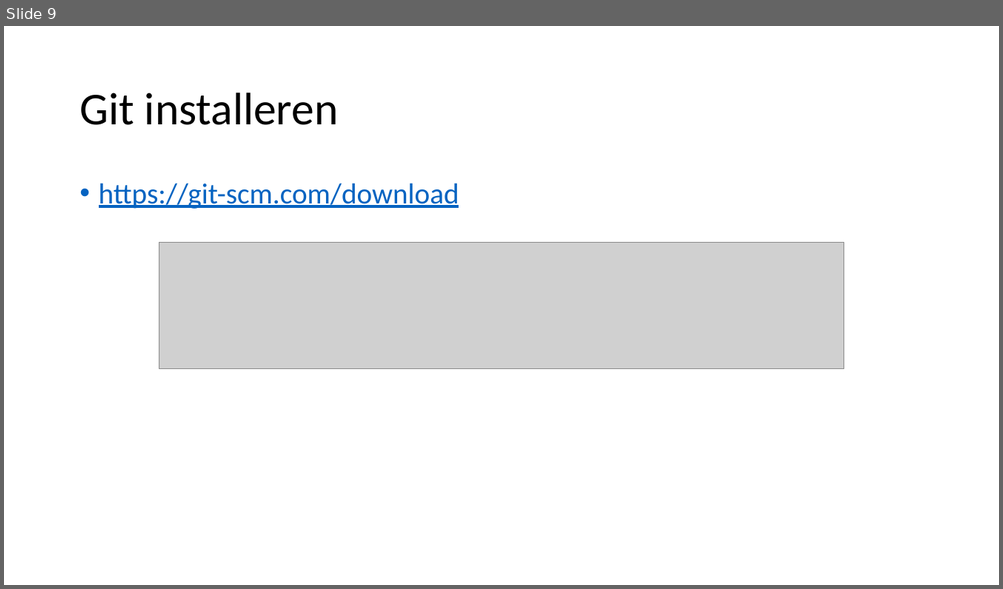
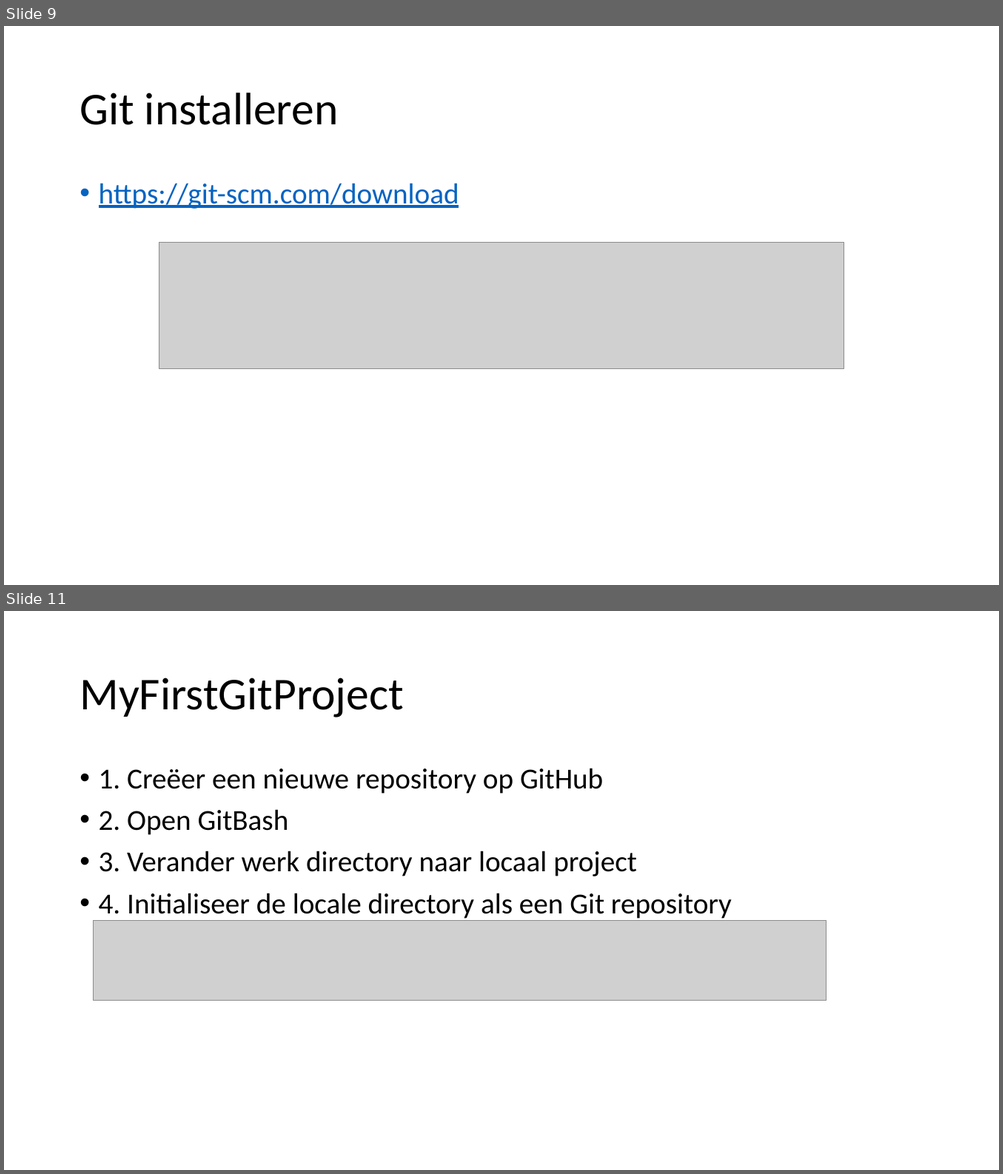
Before and after one commit to tomovermeers/MyFirstGitProject, a slide deck: GIT.pptx. Shown one above the other, each under a label of ours: slide 9 before the commit, slides 9 and 11 after it; the slides between them are not shown. The pictures are 1003x589 and 1003x1174 pixels, drawn with LibreOffice and Linux fonts; fonts in the diff are those of the drawing; grey boxes stand for pictures. Boxes give left, top, right and bottom in pixels: in the first picture for what was removed or moved away, otherwise in the second. Text is boxed around its words. In the diff, an @@ line names an element or a change of style, - is before the commit and + after.

```diff
--- a/GIT.pptx
+++ b/GIT.pptx
@@ slide 11 added at (x1=4, y1=611, x2=999, y2=1170), background #FFFFFF @@
@@ title added at (x1=79, y1=678, x2=403, y2=718), 44 pt, text #000000 @@
+MyFirstGitProject
@@ text added at (x1=99, y1=768, x2=731, y2=921), 28 pt, text #000000 @@
+• 1. Creëer een nieuwe repository op GitHub
+• 2. Open GitBash
+• 3. Verander werk directory naar locaal project
+• 4. Initialiseer de locale directory als een Git repository
@@ picture added at (x1=94, y1=920, x2=826, y2=1000) @@
```
Also in this commit, not shown: 2 slides changed, 2 other slides added, 1 slide removed.
